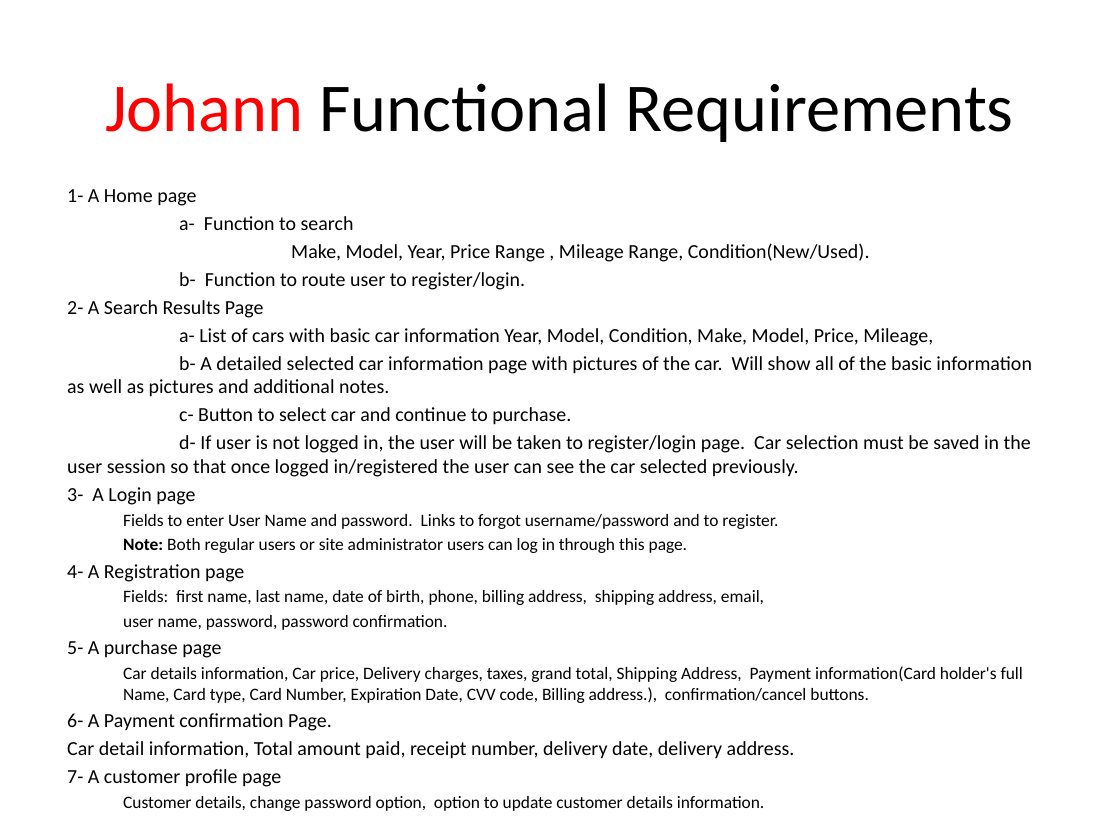
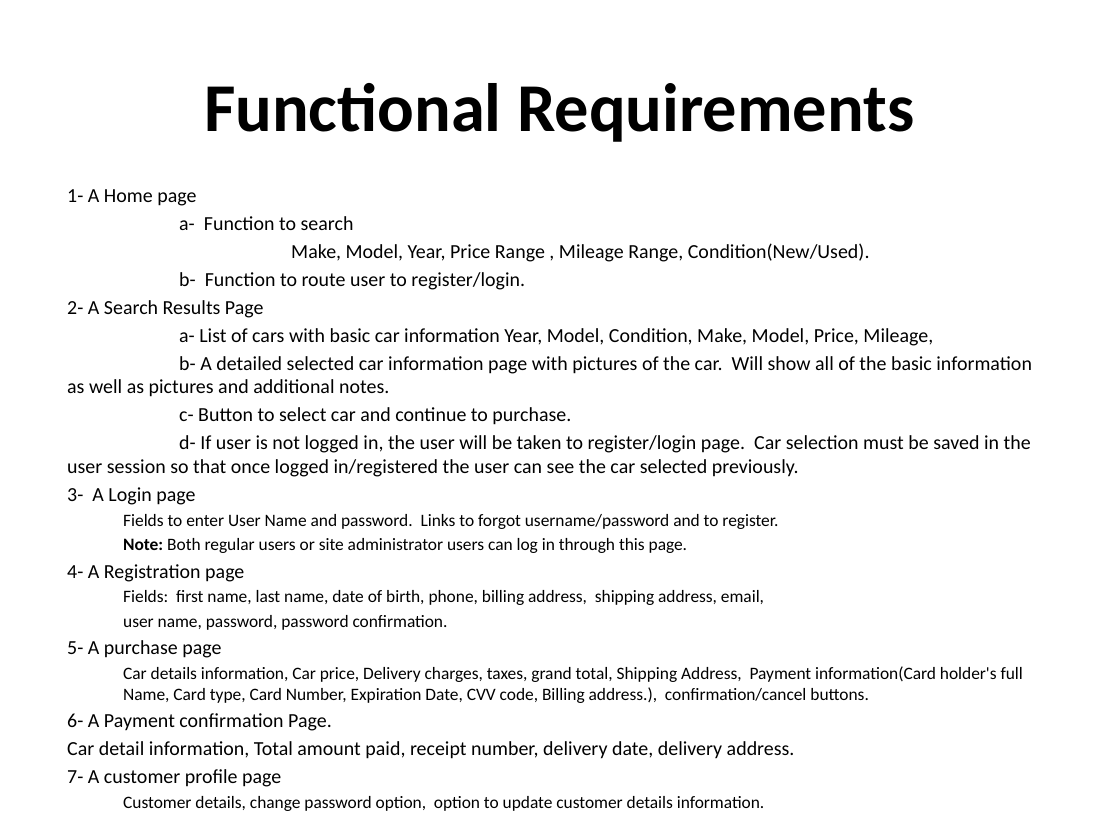
Before and after one commit to cen4010-onlinecardealer/docs, a slide deck: slide 4 of Online+Car+Dealer+System.pptx. Drawn at 1120x840 pixels with LibreOffice and Linux fonts; fonts in the diff are those of the drawing. Boxes give left, top, right and bottom in pixels: in the first picture for what was removed or moved away, otherwise in the second. Text is boxed around its words. In the diff, an @@ line names an element or a change of style, - is before the commit and + after.

```diff
--- a/Online+Car+Dealer+System.pptx
+++ b/Online+Car+Dealer+System.pptx
@@ title at bbox=[204, 83, 914, 142]: text changed; bold on @@
-Johann Functional Requirements
+Functional Requirements
```
Also in this commit, not shown: 16 other slides changed.
